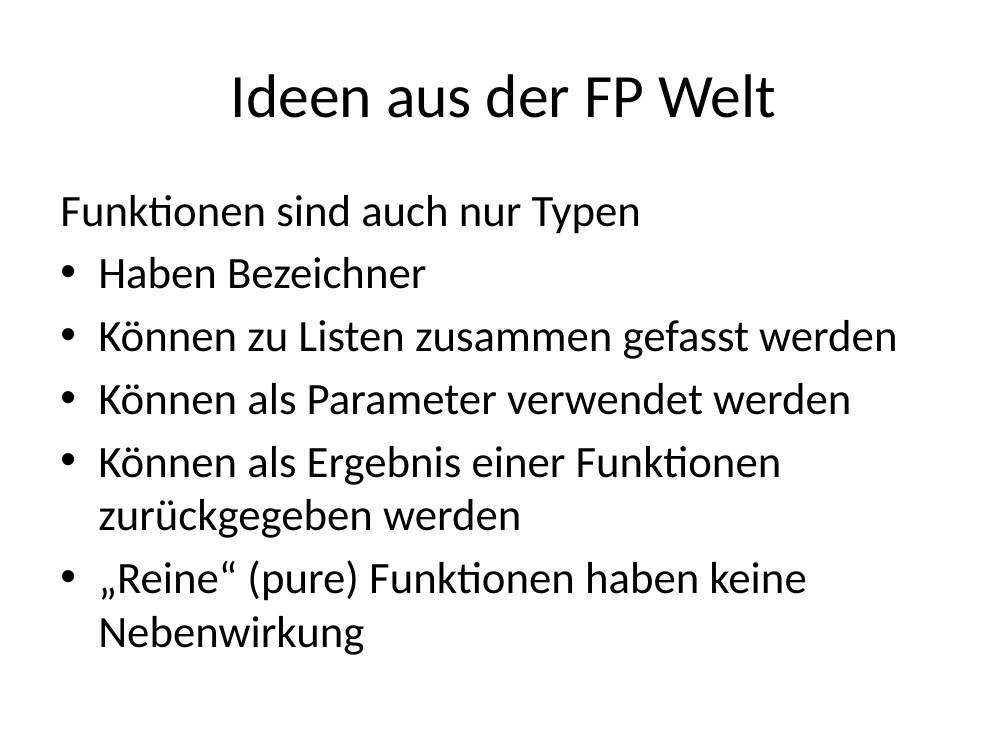
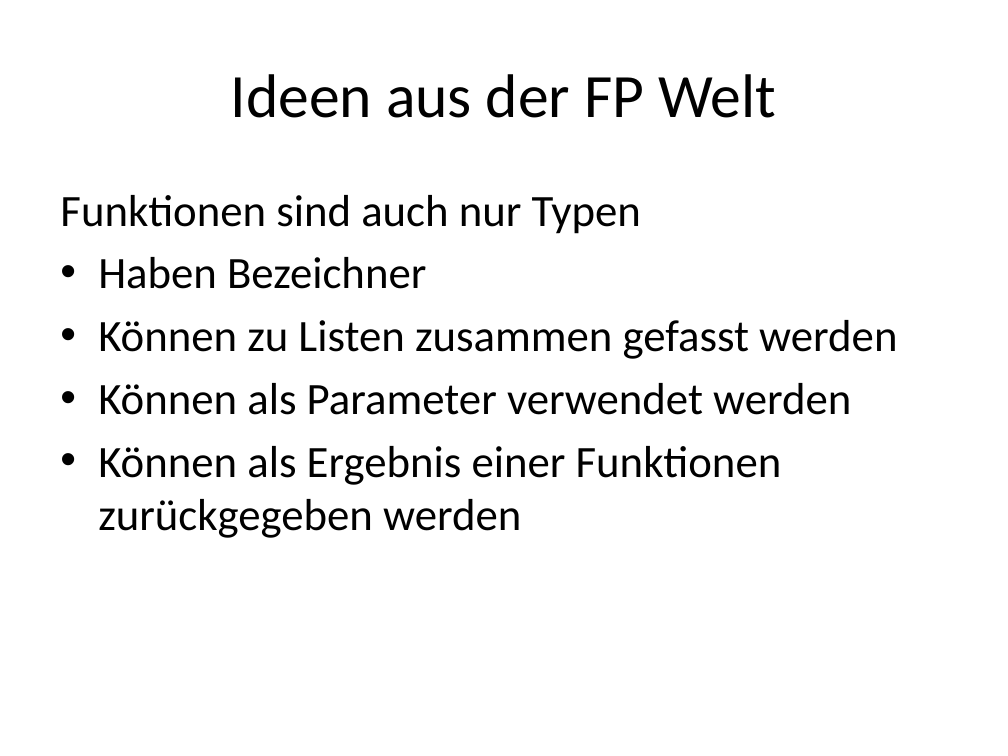
Before and after one commit to ronaldboehm/talks, a slide deck: slide 10 of 20151202/Einführung20151202.pptx. Drawn at 1008x756 pixels with LibreOffice and Linux fonts; fonts in the diff are those of the drawing. Boxes give left, top, right and bottom in pixels: in the first picture for what was removed or moved away, otherwise in the second. Text is boxed around its words. In the diff, an @@ line names an element or a change of style, - is before the commit and + after.

```diff
--- a/20151202/Einführung20151202.pptx
+++ b/20151202/Einführung20151202.pptx
@@ text at [98, 560, 806, 655]: paragraph removed @@
-• „Reine“ (pure) Funktionen haben keine Nebenwirkung
```
Also in this commit, not shown: 4 other slides changed.
